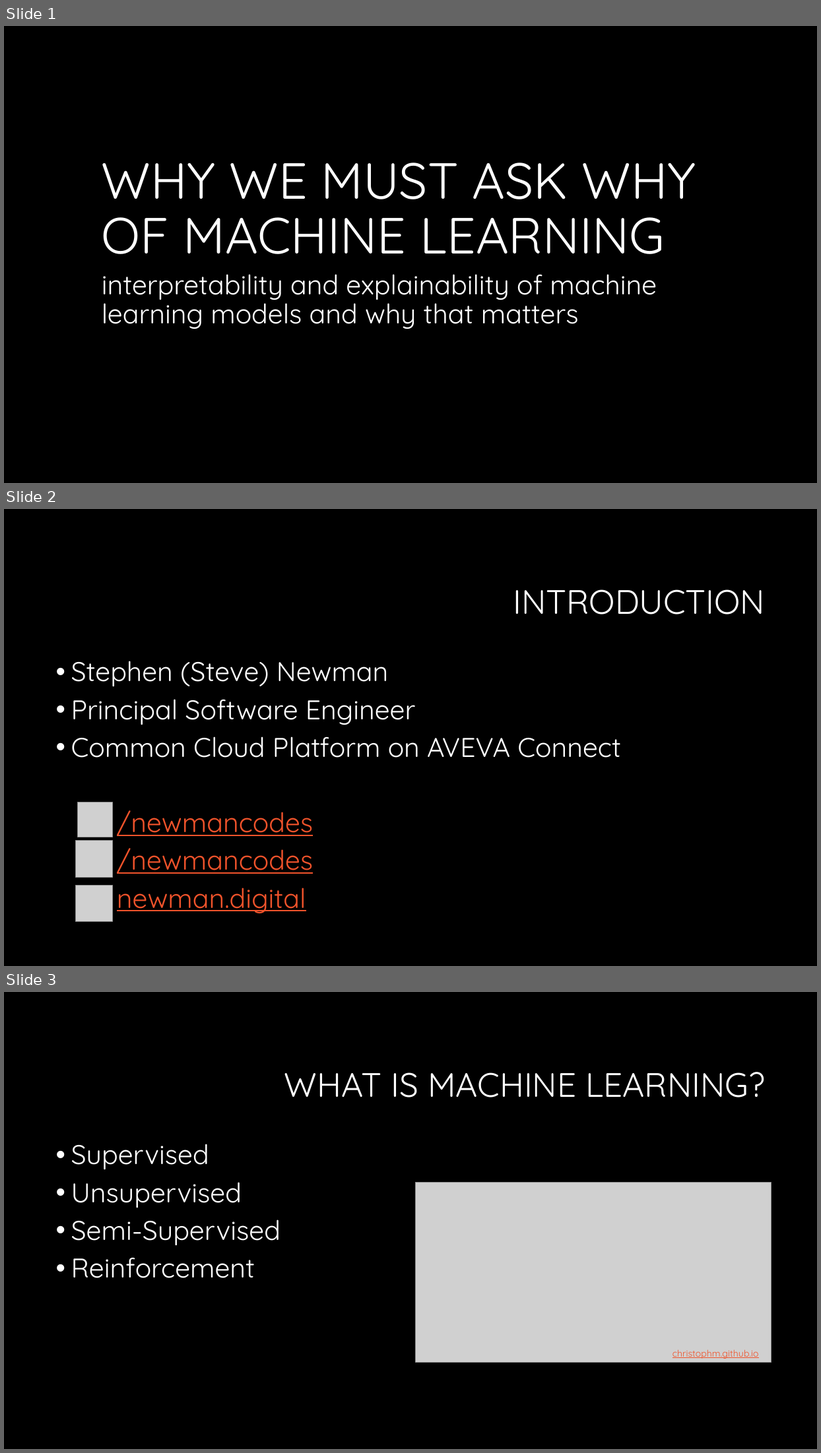
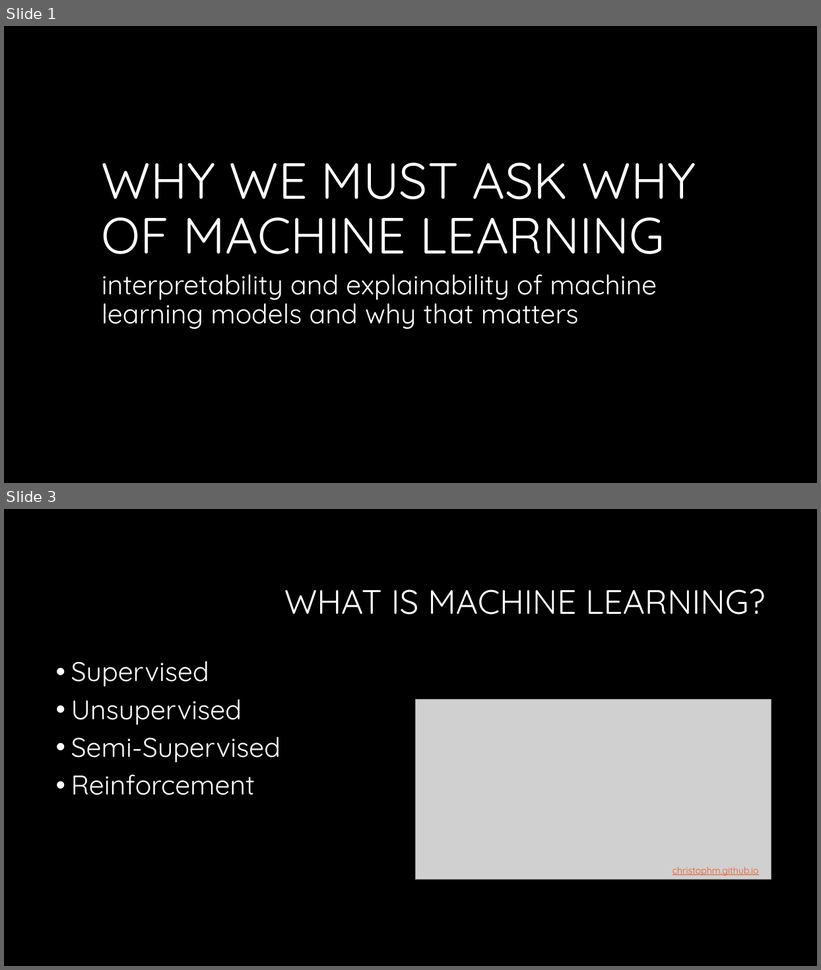
Before and after one commit to newmancodes/why-we-must-ask-why-of-machine-learning, a slide deck: Why We Must Ask Why of Machine Learning.pptx. Shown one above the other, each under a label of ours: slides 1, 2 and 3 before the commit, slides 1 and 3 after it; the slides between them are not shown. The pictures are 821x1453 and 821x970 pixels, drawn with LibreOffice and Linux fonts; fonts in the diff are those of the drawing; grey boxes stand for pictures; background and template pictures are left out. Boxes give left, top, right and bottom in pixels: in the first picture for what was removed or moved away, otherwise in the second. Text is boxed around its words. In the diff, an @@ line names an element or a change of style, - is before the commit and + after.

```diff
--- a/Why We Must Ask Why of Machine Learning.pptx
+++ b/Why We Must Ask Why of Machine Learning.pptx
@@ slide 2 removed at bbox=[4, 509, 817, 966], background #000000 @@
@@ title removed at bbox=[514, 590, 766, 615] @@
-INTRODUCTION
@@ text removed at bbox=[71, 661, 621, 914] @@
-• Stephen (Steve) Newman
-• Principal Software Engineer
-• Common Cloud Platform on AVEVA Connect
-/newmancodes
-/newmancodes
-newman.digital
@@ picture removed at bbox=[78, 803, 113, 837] @@
@@ picture removed at bbox=[75, 841, 112, 877] @@
@@ picture removed at bbox=[75, 885, 112, 922] @@
```
Also in this commit, not shown: 2 slides changed, 3 slides added, 1 other slide removed.
